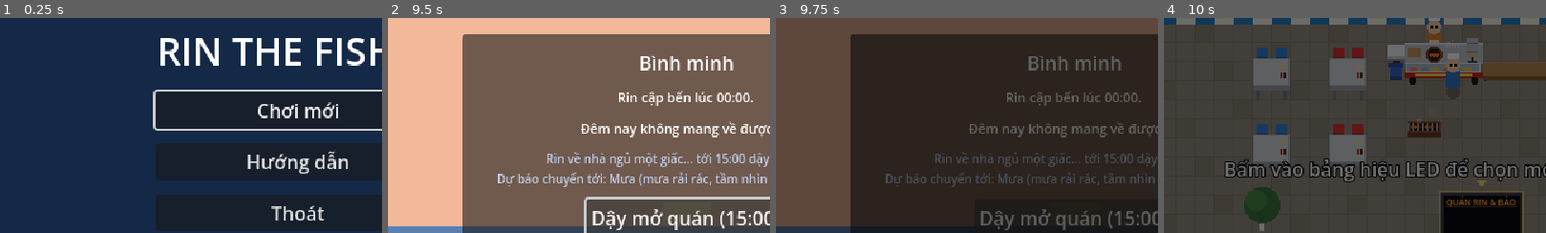
Above: before the commit, frames 1-4 (left to right).
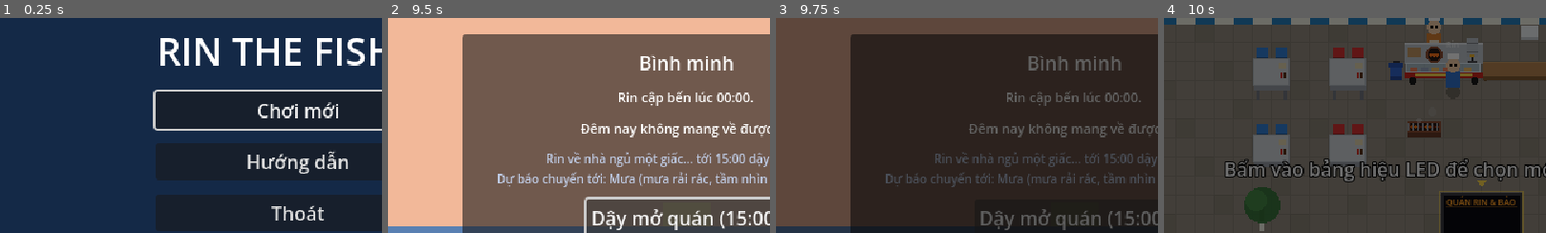
Above: after the commit, the same moments.

Repository: Th1nh2411/tide-then-table
Game: Godot game, scene res://scenes/main_menu/main_menu.tscn
The game is run twice, just before and just after one commit, with the same random seed, the same clock (stepped at 60 frames per second) and the same inputs.
Inputs (mouse positions are % of the whole screen's width and height, from its top left):
- Up to frame 1 (0.25 s): no input
- Up to frame 2 (9.5 s): click "Chơi mới" at 0.5 s; tap Enter at 1.25, 2.75 s; move the mouse to (72, 45) at 1.27 s; hold D (turn_right) 1.28-2 s; hold Space (cast) 1.28-2 s; click (72, 45) at 1.42 s; tap E (interact) every 1.5 s from 1.55 to 7.55 s; drag from (30, 55) to (45, 70) at 2.02 s; move the mouse to (60, 28) at 2.77 s; hold D (turn_right) 2.78-3.5 s; hold Space (cast) 2.78-3.5 s; drag from (45, 70) to (20, 35) at 3.52 s; tap Space (cast) at 4.25 s; move the mouse to (80, 65) at 4.27 s; hold A (turn_left) 4.28-5 s; hold Q (drop_net) 4.28-5 s; tap Escape (pause) at 4.9 s; drag from (20, 35) to (35, 25) at 5.02 s; move the mouse to (55, 50) at 5.77 s; hold S (throttle_back) 5.78-6.5 s; hold Tab (open_hold) 5.78-6.5 s; click (55, 50) at 5.92 s; drag from (50, 43) to (30, 55) at 6.52 s; move the mouse to (72, 45) at 7.27 s; hold W (throttle_forward) 7.28-8 s; hold F (repair_boat) 7.28-8 s; click "Về nhà ngủ →" at 8 s; drag from (30, 55) to (45, 70) at 8.77 s
- Up to frame 3 (9.75 s): click "Dậy mở quán (15:00)" at 9.5 s
- Up to frame 4 (10 s): no input
The pictures show only the part of the screen within x 11-61%, y 21-71%; the shares and areas given below are measured in that part.

Frames 1-3 are identical in both runs. In frame 4, 0.6% of the frame differs, in the area x 58-98%, y 3-20%.

Commit message:
feat(restaurant): groceries go into Rin's bag and must be put away in the fridge (E) before Bảo/Rin can use them; fridge against the wall above the plate bench

Diff:
--- a/scenes/restaurant/chef_bao.gd
+++ b/scenes/restaurant/chef_bao.gd
@@ -128,7 +128,10 @@
 func _shout(dish: DishData) -> void:
 	if not _shouted.has(dish):
 		_shouted[dish] = true
-		message_requested.emit("Bảo: Hết %s rồi Rin ơi! Chạy qua tạp hoá %s mua đi!" % [dish.display_name, stall.seller_name])
+		if stall.bag.count(dish) > 0:
+			message_requested.emit("Bảo: Rau còn trong túi kìa Rin, cất vô tủ lạnh đi!")
+		else:
+			message_requested.emit("Bảo: Hết %s rồi Rin ơi! Chạy qua tạp hoá %s mua đi!" % [dish.display_name, stall.seller_name])
 
 
 func _by_level(table: Array[float]) -> float:
--- a/scenes/restaurant/kitchen_station.gd
+++ b/scenes/restaurant/kitchen_station.gd
@@ -133,7 +133,10 @@
 		message_requested.emit("Chưa bàn nào gọi bia")
 		return
 	if not stall.stock.take(customer.dish):
-		message_requested.emit("Hết bia: sang tạp hoá %s mua bình mới" % stall.seller_name)
+		if stall.bag.count(customer.dish) > 0:
+			message_requested.emit("Bia còn trong túi: cất vào tủ lạnh trước")
+		else:
+			message_requested.emit("Hết bia: sang tạp hoá %s mua bình mới" % stall.seller_name)
 		return
 	rin.carried = DishShelf.Plate.new(customer.dish, [] as Array[InventoryItem], 1.0)
 
--- a/scenes/restaurant/market_panel.gd
+++ b/scenes/restaurant/market_panel.gd
@@ -88,7 +88,8 @@
 	_money_label.text = "Tiền: %dk" % GameState.money
 	for row in _rows:
 		var dish: DishData = row["dish"]
-		(row["have"] as Label).text = "có %d %s" % [stall.stock.count(dish), dish.unit_name]
+		var in_bag := stall.bag.count(dish)
+		(row["have"] as Label).text = "tủ %d%s" % [stall.stock.count(dish), (" +%d túi" % in_bag) if in_bag > 0 else ""]
 		(row["buy"] as Button).disabled = GameState.money < dish.market_cost
 
 
--- a/scenes/restaurant/market_stall.gd
+++ b/scenes/restaurant/market_stall.gd
@@ -2,15 +2,18 @@
 extends Node
 ## Cô Năm's grocery next door (the "V" counter of the StreetRoom map): E in
 ## front of the counter (`reach`) opens the list of what she sells
-## (MarketPanel); each buy is `market_pack` portions of a market dish's goods
-## (a bunch of rau, a crate of 24 beers) for its `market_cost`, before opening
-## or during the shift (not after closing). Bought goods go into `stock`
-## (MarketStock on GameState.pantry, so beer keeps between days).
+## (MarketPanel); each buy is `market_pack` units of a market dish's goods (a
+## bunch of rau, a 20 L keg) for its `market_cost`, before opening or during
+## the shift (not after closing). Bought goods go into Rin's shopping `bag`;
+## he has to carry them home and E on the fridge ("F") to put them in
+## `stock` (MarketStock on GameState.pantry, so beer keeps between days) —
+## only then can Bảo cook the rau and Rin pour the beer.
 
 signal browse_requested
 signal bought(dish: DishData, cost: int)
 signal message_requested(text: String)
 
+@export var room: StreetRoom
 ## What the grocery sells: market dishes (their goods, one portion per buy).
 @export var products: Array[DishData] = []
 @export var seller_name: String = "Cô Năm"
@@ -19,7 +22,10 @@
 ## (x: ± px) and up to this far below her (y px), facing any way.
 @export var reach: Vector2 = Vector2(56, 50)
 
+## The fridge (what the kitchen uses).
 var stock := MarketStock.new(GameState.pantry)
+## Bought, still in Rin's hands.
+var bag := MarketStock.new({})
 ## Set by the restaurant: false once the day's shift is over.
 var open: bool = true
 
@@ -41,11 +47,30 @@
 	return true
 
 
-## One portion of `dish`'s produce; false if the money isn't enough.
+## One buy of `dish`'s goods into the bag; false if the money isn't enough.
 func buy(dish: DishData) -> bool:
 	if not open or not GameState.spend_money(dish.market_cost):
 		message_requested.emit("Không đủ tiền (%dk)" % dish.market_cost)
 		return false
-	stock.add(dish, dish.market_pack)
+	bag.add(dish, dish.market_pack)
 	bought.emit(dish, dish.market_cost)
 	return true
+
+
+## E on the fridge with a full bag would put it away.
+func can_store_at(cell: Vector2i) -> bool:
+	return bag.total() > 0 and room.grid.kind(cell) == "F"
+
+
+## E on `cell`: the fridge with a full bag -> put the goods away.
+func store_at(cell: Vector2i) -> bool:
+	if not can_store_at(cell):
+		return false
+	store_all()
+	message_requested.emit("Đã cất đồ tạp hoá vào tủ lạnh")
+	return true
+
+
+## Bag -> fridge (also at closing, so nothing is lost in Rin's hands).
+func store_all() -> void:
+	bag.move_into(stock, products)
--- a/scenes/restaurant/pet_cat.gd
+++ b/scenes/restaurant/pet_cat.gd
@@ -8,7 +8,7 @@
 const ADOPTED_FLAG: String = "cat_adopted"
 const GONE_FLAG: String = "cat_gone"
 
-@export var sit_position: Vector2 = Vector2(260, 110)
+@export var sit_position: Vector2 = Vector2(372, 94)
 @export var fur: Color = Color(0.95, 0.6, 0.25)
 
 var _time: float = 0.0
--- a/scenes/restaurant/restaurant_scene.gd
+++ b/scenes/restaurant/restaurant_scene.gd
@@ -173,6 +173,7 @@
 	_rin.kitchen_open = _shift_running or _closing
 	_board.clickable = not _shift_running and not _shift_over and not _closing and _rin.active
 	_chef.serving = _rin.kitchen_open
+	_rin.carrying_goods = _stall.bag.total() > 0
 	if _shift_running:
 		_time_left = maxf(_time_left - delta, 0.0)
 		if _time_left <= 0.0:
@@ -210,6 +211,7 @@
 	var leftover := _plan.total_portions()
 	_plan.clear(GameState.storage)
 	_stall.open = false
+	_stall.store_all()  # whatever is still in Rin's bag
 	_market_panel.close_panel()
 	var wasted_produce := _stall.stock.discard_perishable(_stall.products)
 	# Uncooked regular orders go back to storage.
@@ -235,7 +237,7 @@
 
 ## E: the kitchen / tables first, else talk to whoever stands right there.
 func _on_rin_interacted(cell: Vector2i) -> void:
-	if _stall.interact(_rin) or _kitchen.interact(cell):
+	if _stall.interact(_rin) or _stall.store_at(cell) or _kitchen.interact(cell):
 		return
 	var spot := _room.grid.to_world(cell)
 	for node in get_tree().get_nodes_in_group("talkers"):
--- a/scenes/restaurant/restaurant_scene.tscn
+++ b/scenes/restaurant/restaurant_scene.tscn
@@ -124,8 +124,9 @@
 kitchen = NodePath("../../KitchenStation")
 stall = NodePath("../../MarketStall")
 
-[node name="MarketStall" type="Node" parent="." node_paths=PackedStringArray("seller")]
+[node name="MarketStall" type="Node" parent="." node_paths=PackedStringArray("room", "seller")]
 script = ExtResource("46_stall")
+room = NodePath("../World/Room")
 products = Array[ExtResource("49_dishdata")]([ExtResource("48_rau"), ExtResource("50_bia")])
 seller = NodePath("../World/People/Seller")
 
--- a/scenes/restaurant/rin_chef.gd
+++ b/scenes/restaurant/rin_chef.gd
@@ -20,6 +20,8 @@
 var active: bool = false
 ## The shop is serving (the kitchen and tables work).
 var kitchen_open: bool = false
+## Groceries in his bag, not in the fridge yet (set by the restaurant).
+var carrying_goods: bool = false
 
 var _dash_left: float = 0.0
 var _dash_cool: float = 0.0
@@ -103,6 +105,12 @@
 			var from := -_dash_dir * 8.0 + side + Vector2(0, -12)
 			draw_line(from, from - _dash_dir * 12.0, Color(1, 1, 1, 0.6), 1.0)
 	super()
+	if carrying_goods:  # a green plastic shopping bag in his hand
+		var side := -7.0 if facing.x >= 0 else 7.0
+		draw_rect(Rect2(side - 3, -9, 6, 7), Color(0.3, 0.7, 0.35))
+		draw_line(Vector2(side - 2, -9), Vector2(side, -12), Color(0.3, 0.7, 0.35), 1.0)
+		draw_line(Vector2(side + 2, -9), Vector2(side, -12), Color(0.3, 0.7, 0.35), 1.0)
+		draw_rect(Rect2(side - 2, -10, 4, 2), Color(0.35, 0.65, 0.25))  # greens sticking out
 
 
 func _try_move(step: Vector2) -> void:
--- a/scenes/restaurant/service_markers.gd
+++ b/scenes/restaurant/service_markers.gd
@@ -6,7 +6,8 @@
 ## plate the table that ordered it pulses green with an arrow (nobody
 ## ordered it: the bin pulses red); a small "E"
 ## key over the cell (or person) E would act on right now (Cô Năm at the
-## grocery too, also before opening).
+## grocery too, also before opening; the fridge pulses green while Rin has
+## groceries to put away).
 
 @export var room: StreetRoom
 @export var rin: RinChef
@@ -34,6 +35,11 @@
 	_draw_reading()
 	if rin.active and not kitchen.busy and stall.open and stall.can_reach(rin):
 		_key_icon(stall.seller.position + Vector2(0, -40))
+	if stall.bag.total() > 0:  # groceries in hand: the fridge pulses
+		var fridge := room.merged_rect("F").grow(1)
+		draw_rect(fridge, Color(good_color, 0.55 + 0.45 * sin(_time * 6.0)), false, 2.0)
+		if rin.active and stall.can_store_at(rin.front_cell()):
+			_key_over(rin.front_cell())
 	if not kitchen.is_open():
 		return
 	var pulse := 0.55 + 0.45 * sin(_time * 6.0)
--- a/scenes/restaurant/street_room.gd
+++ b/scenes/restaurant/street_room.gd
@@ -7,7 +7,8 @@
 ## pavement, the tables on the left. Kitchen: the ice box (fridge
 ## upgrade), the food cart with Bảo's stove (kitchen upgrade) and the plate
 ## table as a bench right of it (the pass: one plate per cell, `shelf` slots
-## left to right), a bin left of the cart and the draft beer keg on the
+## left to right), the fridge against the wall above the bench (bought
+## groceries are put away there, MarketStall), a bin left of the cart and the draft beer keg on the
 ## cart's right end ("U", Rin pours facing up from the aisle); in front of
 ## them an open aisle for Rin, then his 2-cell charcoal grill ("N", y-sorted
 ## like the cart) starting under the cart's left end. Tables (TABLE_SIZE cells, "T" top
@@ -31,8 +32,8 @@
 	"WWWWWWWWWWWWWWWWWWWWWWWWWWWWWWWWWWWWWWWW",
 	"WWWWWWWWWWWWWWWWWWWWWWWWWWWWWWWWWWWWWWWW",
 	"WWWWWWWWWWWWWWWWWWWWWWWWWWWWWWWWWWWWWWWW",
-	"..............................GG..GG.MM.",
-	".ho..ho..ho..ho.F.............VVVVVV....",
+	".......................F......GG..GG.MM.",
+	".ho..ho..ho..ho...............VVVVVV....",
 	".Tt..Tt..Tt..Tt.BXSXUPPPPP..............",
 	".tt..tt..tt..tt.........................",
 	"........................................",
--- a/scenes/test/cooking_test.gd
+++ b/scenes/test/cooking_test.gd
@@ -114,6 +114,10 @@
 	var both: Array[DishData] = [rau, beer]
 	_check("closing wastes rau only", stock.discard_perishable(both) == 1 and stock.count(rau) == 0)
 	_check("beer keeps overnight", MarketStock.new(pantry).count(beer) == 2)
+	var bag := MarketStock.new({})
+	bag.add(rau, 3)
+	var fridge := MarketStock.new({})
+	_check("bag -> fridge", bag.move_into(fridge, both) == 3 and fridge.count(rau) == 3 and bag.total() == 0)
 
 	# Variety.
 	var table: Array[float] = [0.8, 0.8, 0.9, 1.0]
--- a/scenes/ui/help_panel.gd
+++ b/scenes/ui/help_panel.gd
@@ -36,7 +36,9 @@
   Bấm vào bảng hiệu LED (viền vàng nhấp nháy): chọn món và số phần, rồi "Mở quán" ("Đóng" để làm việc khác trước).
   Rau muống, tháp bia con mèo luôn có trên menu: đứng trước quầy tạp hoá Cô Năm (bên phải)
     bấm E mở danh sách, "Mua" (hoặc 1-9): rau 1 phần, bia 1 bình 20 lít (tháp 3 lít).
-  Tháp bia không cần nấu. Hết rau / bia thì phải chạy sang mua (trước hoặc trong giờ bán).
+  Đồ mua nằm trong túi trên tay Rin: mang về E ở tủ lạnh (sát tường, trên bàn kê) để cất,
+    cất rồi Bảo mới nấu rau / Rin mới rót bia được. Tháp bia không cần nấu.
+  Hết rau / bia thì phải chạy sang mua (trước hoặc trong giờ bán).
   Hết hải sản thì khách chỉ gọi rau muống, bia. Menu dưới 3 món bị chê đơn điệu.
   Hải sản thừa trả về kho; rau thừa bỏ đi cuối ngày, bia để dành hôm sau.
 
--- a/systems/kitchen/market_stock.gd
+++ b/systems/kitchen/market_stock.gd
@@ -2,9 +2,9 @@
 extends RefCounted
 ## Grocery goods Rin has on hand, in units (a portion of water spinach, a
 ## litre of draft beer); one serving uses `DishData.portion_units`. Works on
-## a shared dictionary (dish id -> units), normally GameState.pantry so goods
-## that keep
-## (beer) are saved; perishable ones (rau) are thrown away at closing.
+## a shared dictionary (dish id -> units): the fridge works on
+## GameState.pantry so goods that keep (beer) are saved, perishable ones (rau)
+## are thrown away at closing; Rin's shopping bag is a separate stock.
 ## Pure logic, no nodes.
 
 signal changed
@@ -49,6 +49,21 @@
 	return true
 
 
+## Moves everything of `dishes` into `target` (bag -> fridge). Returns how
+## many units moved.
+func move_into(target: MarketStock, dishes: Array[DishData]) -> int:
+	var moved := 0
+	for dish in dishes:
+		var n := count(dish)
+		if n > 0:
+			target.add(dish, n)
+			_counts.erase(dish.id)
+			moved += n
+	if moved > 0:
+		changed.emit()
+	return moved
+
+
 ## End of the day: goods that don't keep overnight are wasted. Returns how
 ## many units were thrown away.
 func discard_perishable(dishes: Array[DishData]) -> int:
Not shown, changed: CLAUDE.md
Not shown, changed: PLAN.md
